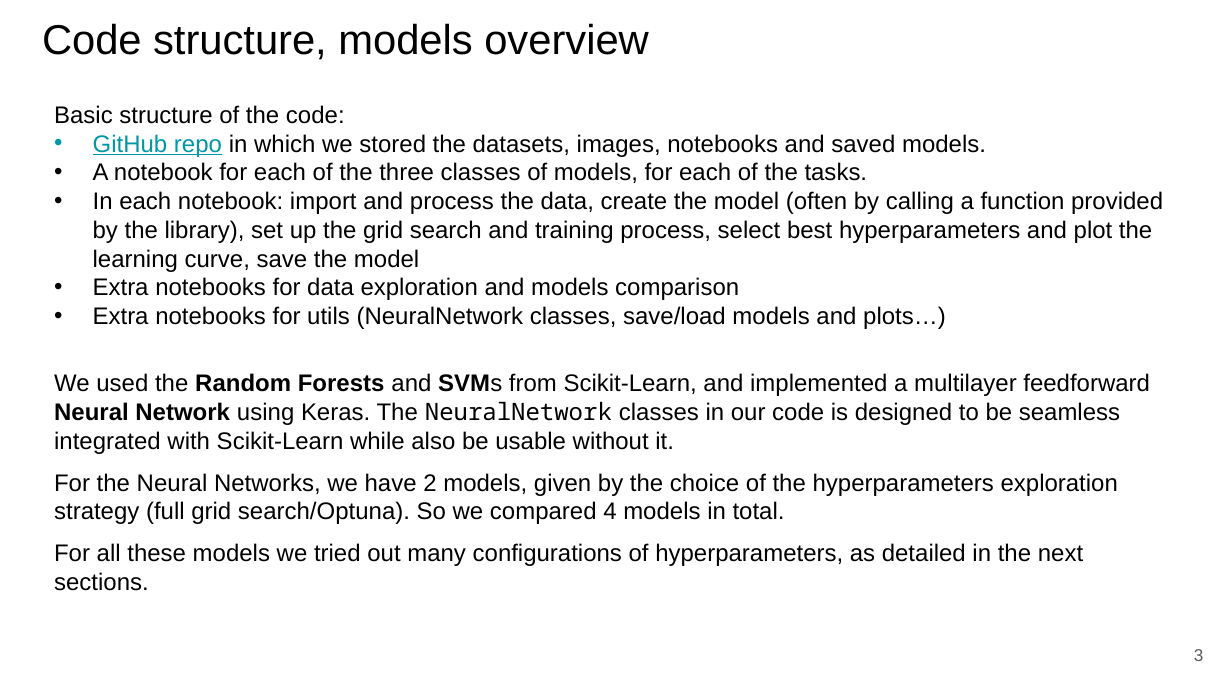
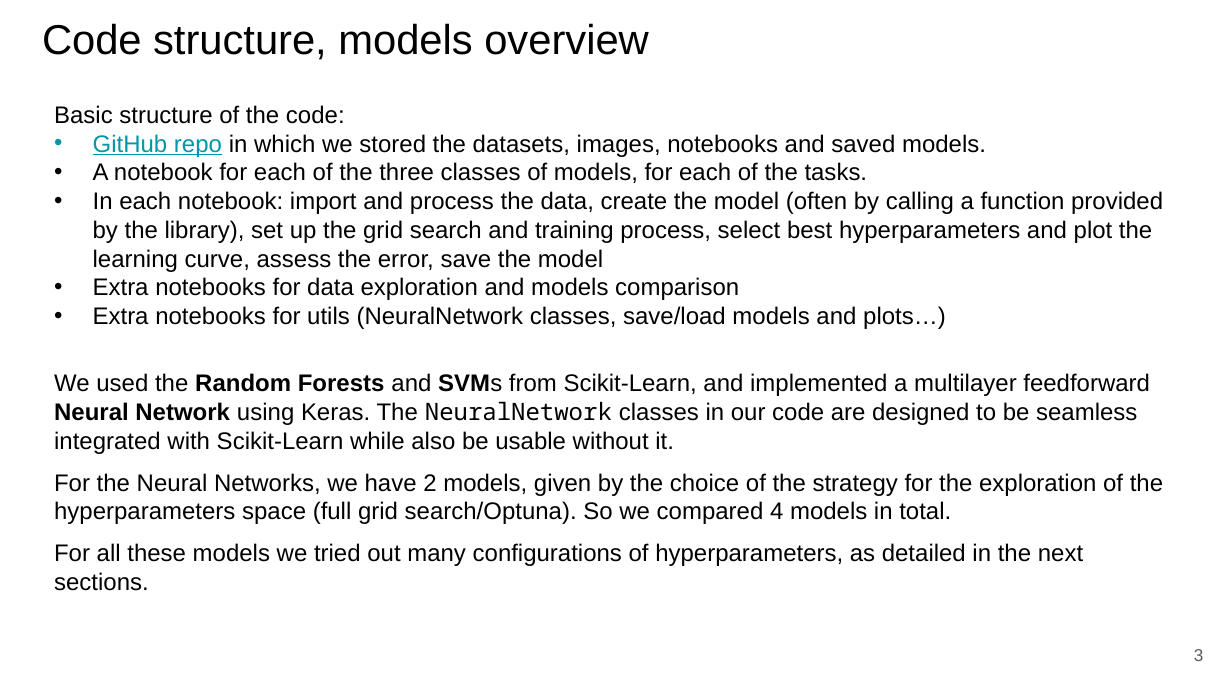
Before and after one commit to paolo-junior-mollica/machine-learning-project, a slide deck: slide 3 of relazione/Canduci_Marino_Mollica.pptx. Drawn at 1232x693 pixels with LibreOffice and Linux fonts; fonts in the diff are those of the drawing. Boxes give left, top, right and bottom in pixels: in the first picture for what was removed or moved away, otherwise in the second. Text is boxed around its words. In the diff, an @@ line names an element or a change of style, - is before the commit and + after.

Commit message:
Updated report with model comparisons and much more

```diff
--- a/relazione/Canduci_Marino_Mollica.pptx
+++ b/relazione/Canduci_Marino_Mollica.pptx
@@ text at (93, 191, 1163, 272): text changed @@
-• In each notebook: import and process the data, create the model (often by calling a function provided by the library), set up the grid search and training process, select best hyperparameters and plot the learning curve, save the model
+• In each notebook: import and process the data, create the model (often by calling a function provided by the library), set up the grid search and training process, select best hyperparameters and plot the learning curve, assess the error, save the model
@@ text at (54, 373, 1150, 454): text changed @@
-We used the Random Forests and SVMs from Scikit-Learn, and implemented a multilayer feedforward Neural Network using Keras. The NeuralNetwork classes in our code is designed to be seamless integrated with Scikit-Learn while also be usable without it.
+We used the Random Forests and SVMs from Scikit-Learn, and implemented a multilayer feedforward Neural Network using Keras. The NeuralNetwork classes in our code are designed to be seamless integrated with Scikit-Learn while also be usable without it.
@@ text at (54, 473, 1163, 524): text changed @@
-For the Neural Networks, we have 2 models, given by the choice of the hyperparameters exploration strategy (full grid search/Optuna). So we compared 4 models in total.
+For the Neural Networks, we have 2 models, given by the choice of the strategy for the exploration of the hyperparameters space (full grid search/Optuna). So we compared 4 models in total.
```
Also in this commit, not shown: 16 other slides changed, 7 slides added, 1 slide removed.
